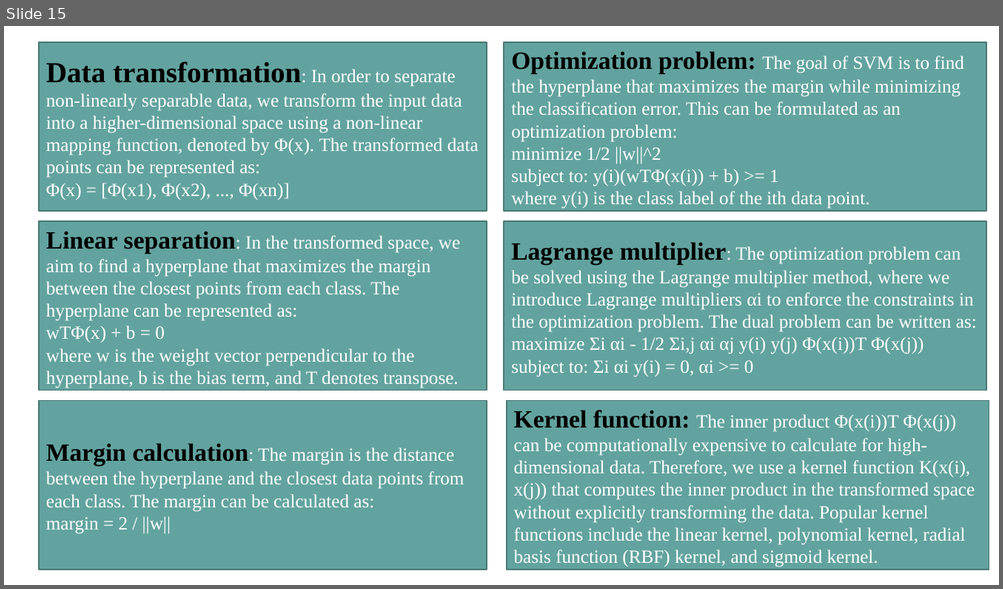
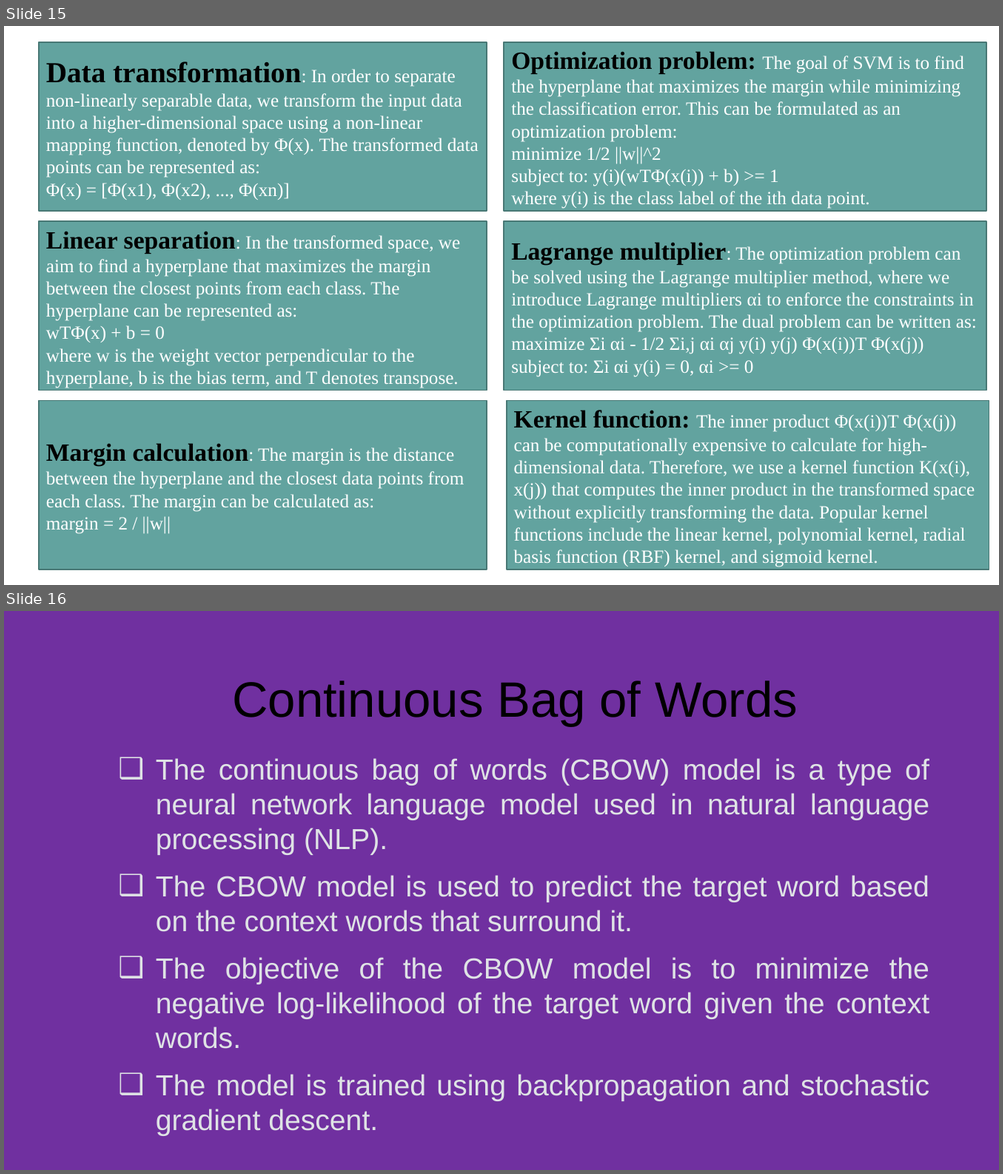
Before and after one commit to ashabilash/machine_learning_and_nlp_workshops, a slide deck: Machine Learning.pptx. Shown one above the other, each under a label of ours: slide 15 before the commit, slides 15 and 16 after it. The pictures are 1003x589 and 1003x1174 pixels, drawn with LibreOffice and Linux fonts; fonts in the diff are those of the drawing. Boxes give left, top, right and bottom in pixels: in the first picture for what was removed or moved away, otherwise in the second. Text is boxed around its words. In the diff, an @@ line names an element or a change of style, - is before the commit and + after.

```diff
--- a/Machine Learning.pptx
+++ b/Machine Learning.pptx
@@ slide 16 added at [4, 611, 999, 1170], background #7030A0 @@
@@ text added at [232, 681, 797, 726], 48 pt, text #000000 @@
+Continuous Bag of Words
@@ text added at [156, 758, 929, 1136], 28 pt, text #DFE3E5 @@
+❑ The continuous bag of words (CBOW) model is a type of neural network language model used in natural language processing (NLP).
+❑ The CBOW model is used to predict the target word based on the context words that surround it.
+❑ The objective of the CBOW model is to minimize the negative log-likelihood of the target word given the context words.
+❑ The model is trained using backpropagation and stochastic gradient descent.
```
Also in this commit, not shown: 3 other slides added.
